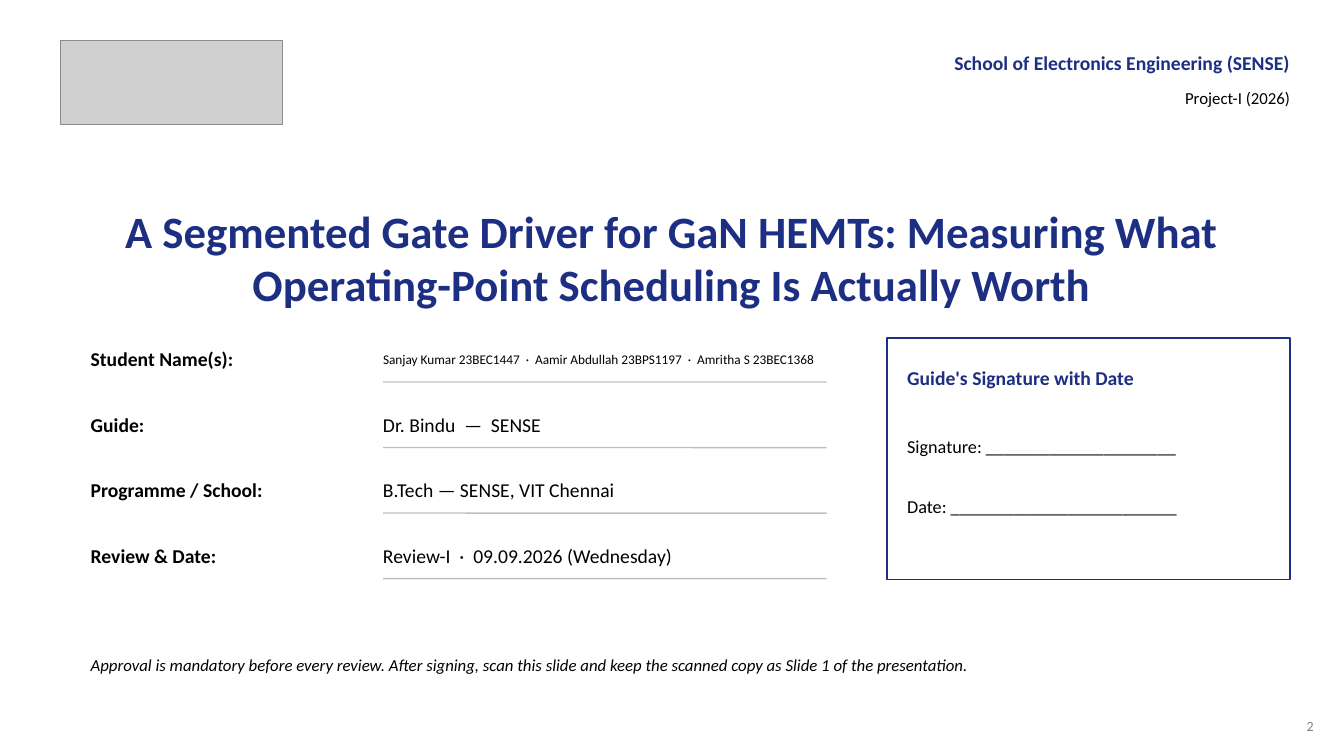
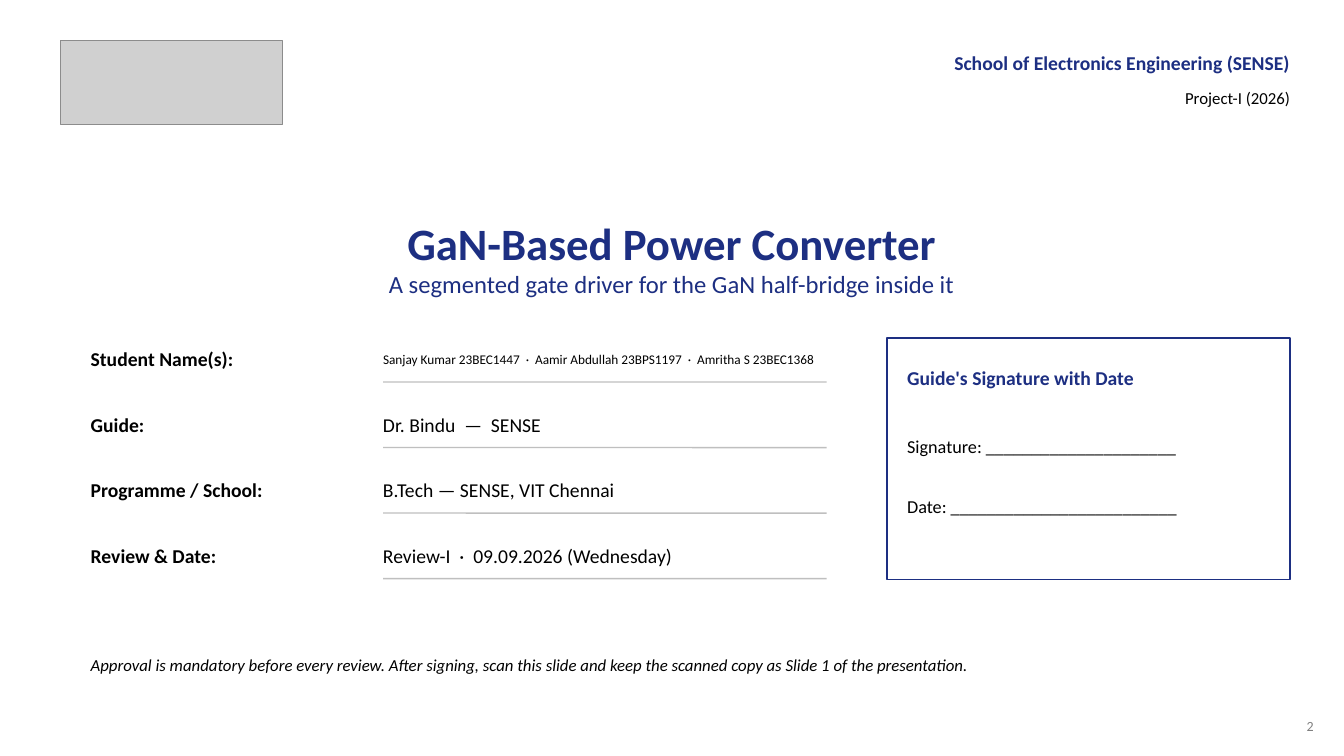
Before and after one commit to Amritha902/gan-driver, a slide deck: slide 2 of review/Review1_GaN_Segmented_Gate_Driver.pptx. Drawn at 1344x756 pixels with LibreOffice and Linux fonts; fonts in the diff are those of the drawing; grey boxes stand for pictures. Boxes give left, top, right and bottom in pixels: in the first picture for what was removed or moved away, otherwise in the second. Text is boxed around its words. In the diff, an @@ line names an element or a change of style, - is before the commit and + after.

```diff
--- a/review/Review1_GaN_Segmented_Gate_Driver.pptx
+++ b/review/Review1_GaN_Segmented_Gate_Driver.pptx
@@ text at box(389, 228, 954, 298): text changed; size 32 to 17.6 pt; bold off @@
-A Segmented Gate Driver for GaN HEMTs: Measuring What Operating-Point Scheduling Is Actually Worth
+GaN-Based Power Converter
+A segmented gate driver for the GaN half-bridge inside it
```
Also in this commit, not shown: 23 other slides changed, 2 slides added, 18 other files.
